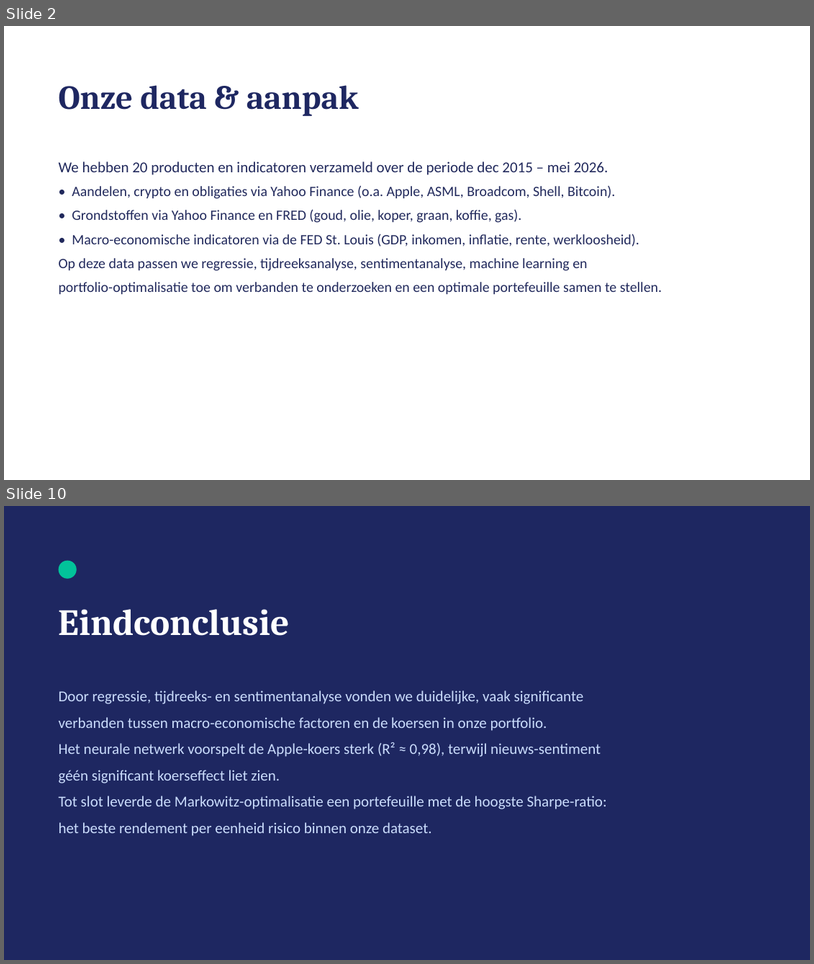
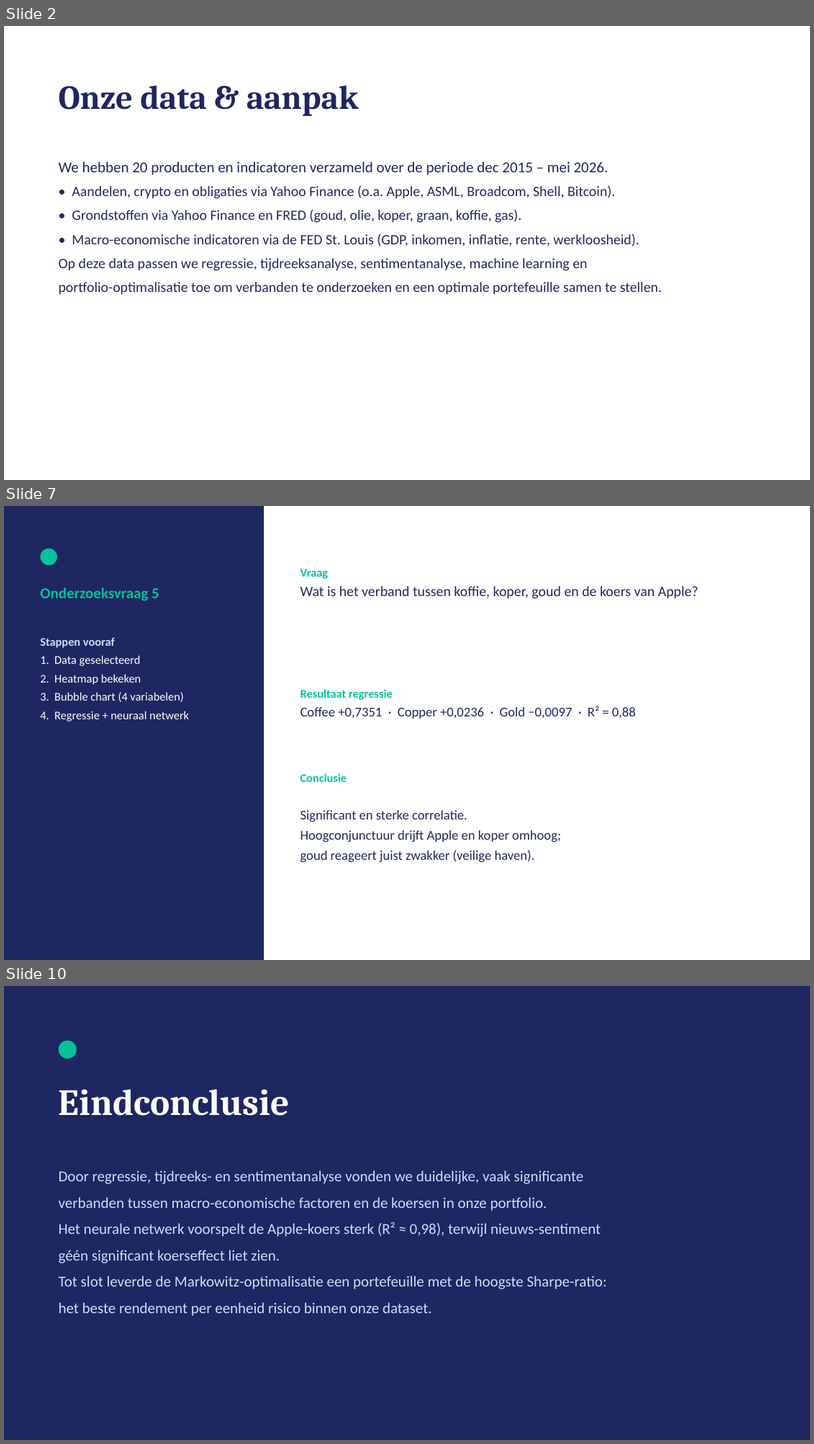
Before and after one commit to michaelraykuster-spec/Werkplaats-2-opdracht-Groep-3, a slide deck: Werkplaats2_Groep3_Eindpresentatie.pptx. Shown one above the other, each under a label of ours: slides 2 and 10 before the commit, slides 2, 7 and 10 after it; the slides between them are not shown. The pictures are 814x964 and 814x1444 pixels, drawn with LibreOffice and Linux fonts; fonts in the diff are those of the drawing. Boxes give left, top, right and bottom in pixels: in the first picture for what was removed or moved away, otherwise in the second. Text is boxed around its words. In the diff, an @@ line names an element or a change of style, - is before the commit and + after.

```diff
--- a/Werkplaats2_Groep3_Eindpresentatie.pptx
+++ b/Werkplaats2_Groep3_Eindpresentatie.pptx
@@ slide 7 added at [4, 506, 810, 960], background #FFFFFF @@
@@ rectangle added at [4, 506, 264, 960], fill #1E2761 @@
@@ ellipse added at [40, 548, 57, 565], fill #02C39A @@
@@ text added at [301, 569, 699, 599], 17 pt, text #21295C @@
+Vraag
+Wat is het verband tussen koffie, koper, goud en de koers van Apple?
@@ text added at [40, 587, 160, 601], 18 pt, text #02C39A, bold @@
+Onderzoeksvraag 5
@@ text added at [40, 637, 189, 721], 14 pt, text #FFFFFF @@
+Stappen vooraf
+1. Data geselecteerd
+2. Heatmap bekeken
+3. Bubble chart (4 variabelen)
+4. Regressie + neuraal netwerk
@@ text added at [301, 689, 636, 718], 16 pt, text #21295C @@
+Resultaat regressie
+Coffee +0,7351 · Copper +0,0236 · Gold −0,0097 · R² = 0,88
@@ text added at [301, 773, 347, 782], 14 pt, text #02C39A, bold @@
+Conclusie
@@ text added at [301, 810, 561, 862], 16 pt, text #21295C @@
+Significant en sterke correlatie.
+Hoogconjunctuur drijft Apple en koper omhoog;
+goud reageert juist zwakker (veilige haven).
```
Also in this commit, not shown: 6 other slides added, 7 slides removed.
